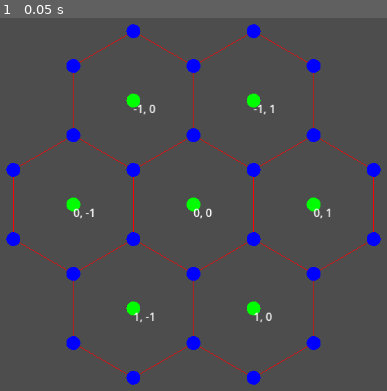
Above: before the commit, frame 1.
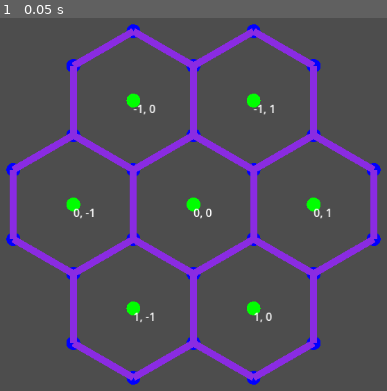
Above: after the commit, the same moment.

Repository: LeoBasov/hex-grid-godot
Game: Godot game, scene res://test/test.tscn
Two runs of this game, one before a commit and one after it. Both use one fixed random seed, a clock stepped at 60 frames per second and the inputs below.
Inputs:
- Up to frame 1 (0.05 s): no input

The runs differ from the first frame. In frame 1, 10% of the frame differs, in the area x 2-98%, y 2-98%.

Commit message:
implemented sides

Diff:
--- a/grid/hex_cell.gd
+++ b/grid/hex_cell.gd
@@ -2,7 +2,11 @@
 
 var q: int
 var r: int
+var s:int:
+	get:
+		return -q -r
 var vertices: Array
+var sides: Array
 
 func _init(q_: int, r_: int, size: float):
 	q = q_
@@ -12,9 +16,11 @@
 	position.y += (3.0/2.0) * size * r
 
 	vertices.resize(6)
+	sides.resize(6)
 
 	for i in range(6):
 		vertices[i] = null
+		sides[i] = null
 
 func pointy_hex_corner(size, i):
 	var angle_rad = PI/3 * i + PI/6
--- a/grid/hex_grid.gd
+++ b/grid/hex_grid.gd
@@ -15,6 +15,9 @@
 	for child in get_child(1).get_children():
 		draw_circle(child.position, 10.0, Color.BLUE)
 
+	for child in get_child(2).get_children():
+		draw_line(child.vertices[0].position, child.vertices[1].position, Color.BLUE_VIOLET, 10)
+
 func build(n_circle_: int) -> void:
 	n_circle = n_circle_
 
@@ -23,6 +26,7 @@
 
 	create_cells()
 	create_vertices()
+	create_sides()
 
 	for child in get_child(0).get_children():
 		var lable = Label.new()
@@ -114,3 +118,26 @@
 	var dr: Array = [0, -1, -1, -0,  1, 1]
 
 	return get_cell(q + dq[i], r + dr[i])
+
+func create_sides() -> void:
+	add_child(Node2D.new())
+
+	for cell in get_child(0).get_children():
+		for i in range(6):
+			var cell_np = get_neighbour(cell.q, cell.r, indx(i + 1))
+
+			if (cell.sides[i] == null) and (cell_np == null):
+				var side = HexSide.new(i, cell)
+				cell.sides[i] = side
+				get_child(2).add_child(side)
+				side.owner = self
+			elif (cell.sides[i] == null) and (cell_np.sides[indx(i + 1)] == null):
+				var side = HexSide.new(i, cell)
+				cell.sides[i] = side
+				cell_np.sides[indx(i + 3)] = side
+				get_child(2).add_child(side)
+				side.owner = self
+
+	for child in get_child(0).get_children():
+		for side in child.sides:
+			assert(side != null)
--- /dev/null
+++ b/grid/hex_side.gd
@@ -0,0 +1,14 @@
+class_name HexSide extends Node2D
+
+var cells: Array = [null, null]
+var vertices: Array = [null, null]
+
+func _init(i, cell1, cell2 = null):
+	cells[0] = cell1
+	cells[1] = cell2
+
+	vertices[0] = cell1.vertices[i]
+	vertices[1] = cell1.vertices[(i + 1)%6]
+
+	position = 0.5*(vertices[0].position + vertices[1].position)
+	rotate((vertices[0].position + vertices[1].position).angle())
